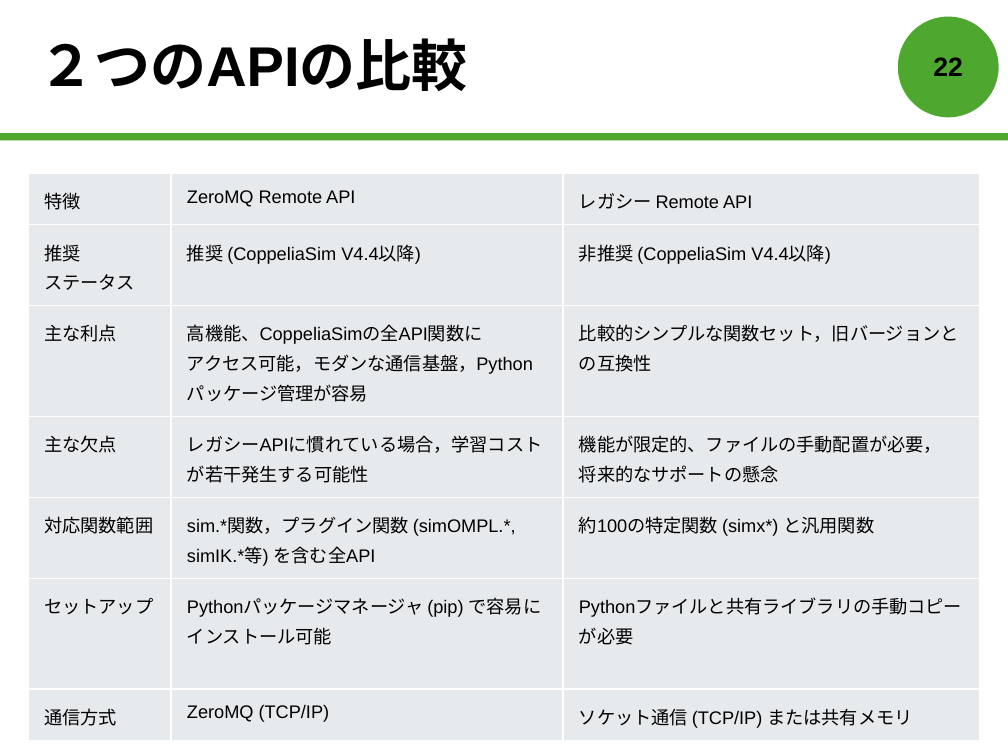
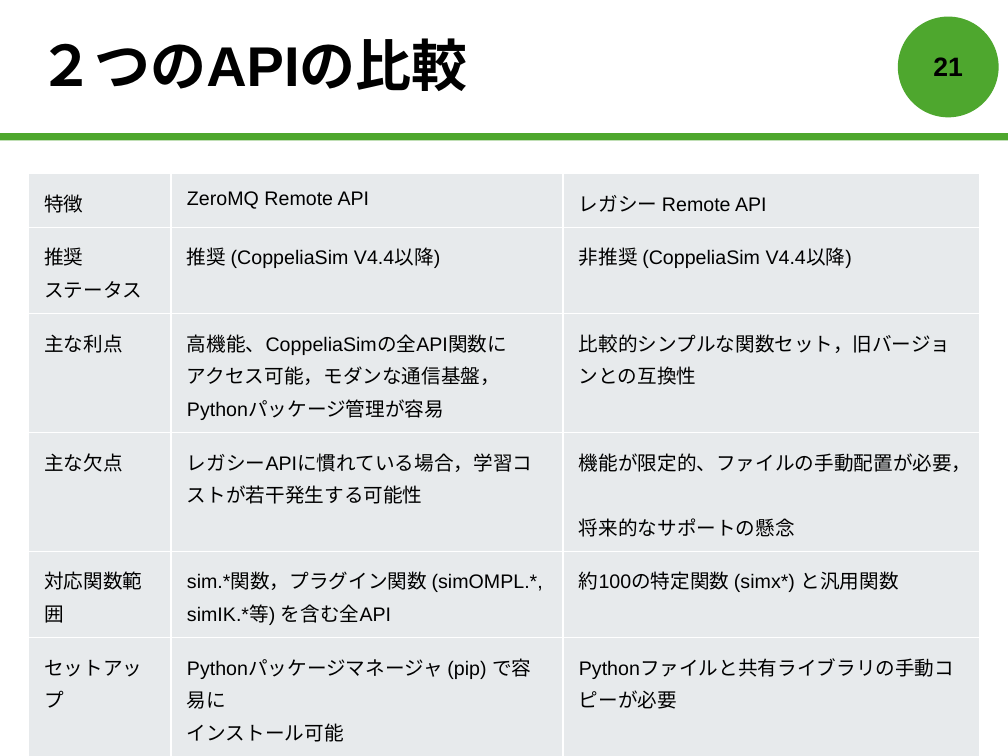
Before and after one commit to forest-book/MatlabLOSFormation, a slide deck: slide 22 of 森本皓斗.pptx (slide 23 before the commit). Drawn at 1008x756 pixels with LibreOffice and Linux fonts; fonts in the diff are those of the drawing. Boxes give left, top, right and bottom in pixels: in the first picture for what was removed or moved away, otherwise in the second. Text is boxed around its words. In the diff, an @@ line names an element or a change of style, - is before the commit and + after.

```diff
--- a/森本皓斗.pptx
+++ b/森本皓斗.pptx
@@ page number at box(933, 57, 963, 76): text changed @@
-22
+21
@@ table at box(28, 173, 979, 746) @@
@@ size 13 to 14 pt @@
```
Also in this commit, not shown: 1 other slide changed, 1 slide added, 2 slides removed.
